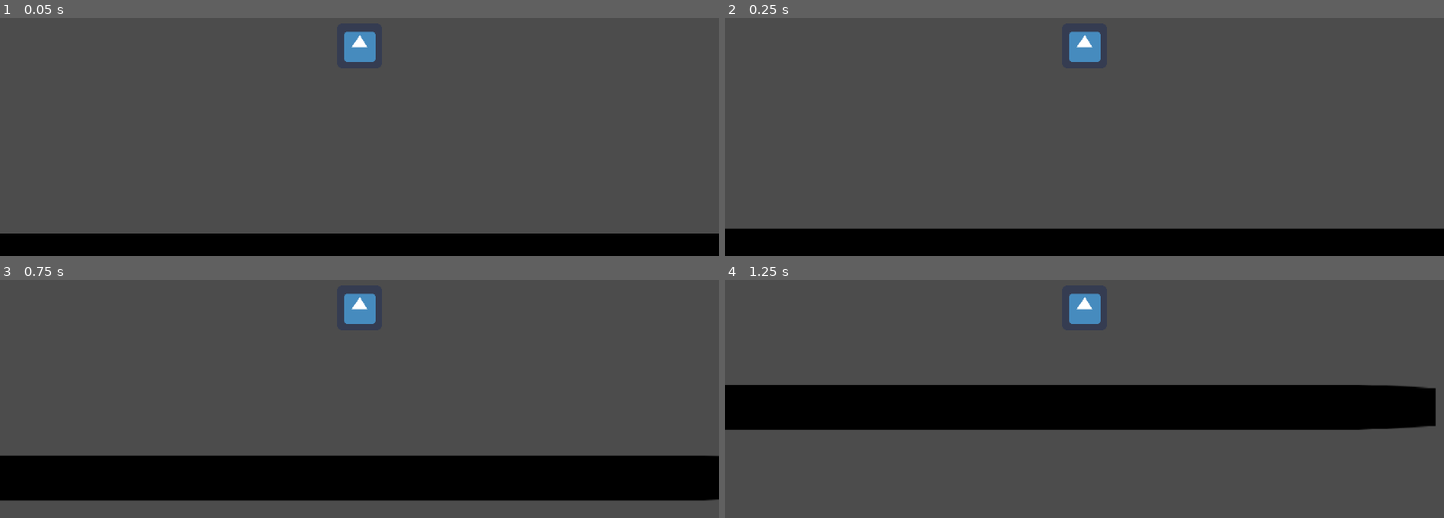
Above: before the commit, frames 1-4 (two rows, left to right).
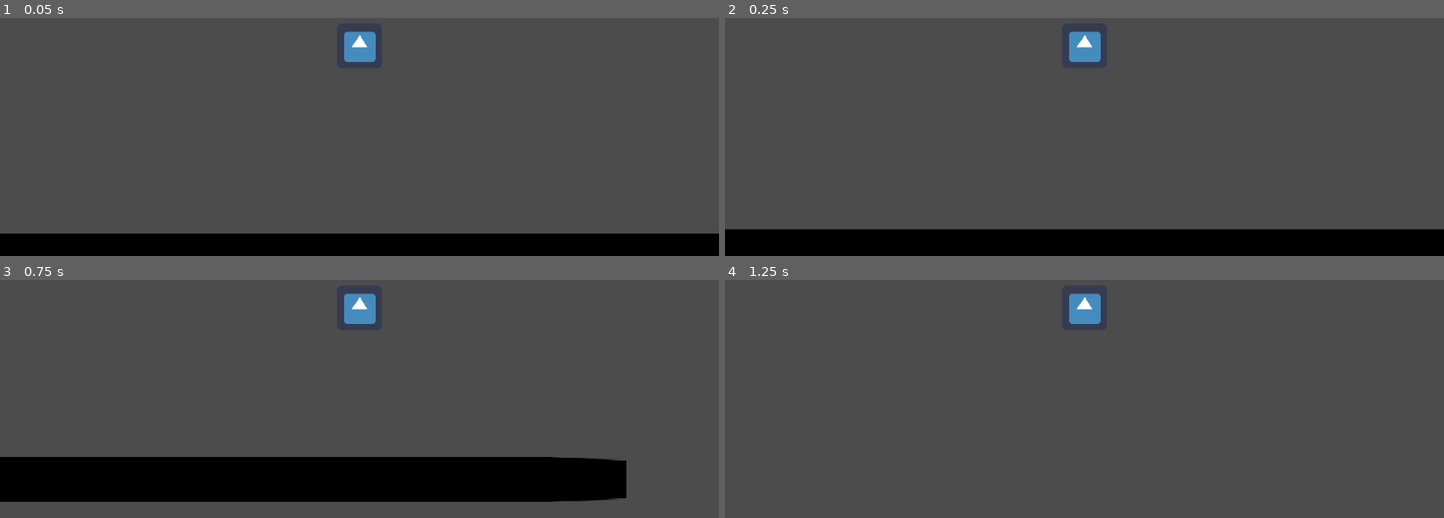
Above: after the commit, the same moments.

Repository: NotoriousENG/GD_Test
Game: Godot game, scene res://Sample.tscn
Same seed, same stepped clock (60 frames per second), same inputs: the game is played once before the commit and once after it. The engine's default icon, where the game draws it, is replaced by a stand-in: a white triangle on a blue panel in a dark square.
Inputs:
- Up to frame 1 (0.05 s): no input
- Up to frame 2 (0.25 s): no input
- Up to frame 3 (0.75 s): hold Right (ui_right) from 0.53 s (still down); hold Up (ui_up) from 0.53 s (still down)
- Up to frame 4 (1.25 s): keep holding Right (ui_right); keep holding Up (ui_up)

Frame 1 is identical in both runs. In frame 2, 0.4% of the frame differs, in the area x 0-100%, y 88-89%; in frame 3, 3.8%; in frame 4, 19%, in the area x 0-99%, y 44-64%.

Commit message:
starting state machine

Diff:
--- a/Char.tscn
+++ b/Char.tscn
@@ -1,6 +1,6 @@
 [gd_scene load_steps=4 format=2]
 
-[ext_resource path="res://Movement.gd" type="Script" id=1]
+[ext_resource path="res://StateMachine.gd" type="Script" id=1]
 [ext_resource path="res://icon.png" type="Texture" id=2]
 
 [sub_resource type="RectangleShape2D" id=1]
@@ -19,5 +19,3 @@
 
 [node name="Camera2D" type="Camera2D" parent="KinematicBody2D"]
 current = true
-
-[node name="Camera2D" type="Camera2D" parent="."]
--- a/Floor.tscn
+++ b/Floor.tscn
@@ -16,5 +16,3 @@
 [node name="Sprite" type="Sprite" parent="StaticBody2D"]
 modulate = Color( 0, 0, 0, 1 )
 texture = ExtResource( 1 )
-
-[node name="Sprite2" type="Sprite" parent="StaticBody2D"]
--- /dev/null
+++ b/GroundedState.gd
@@ -0,0 +1,9 @@
+extends "res://Char.gd"
+
+const JUMP_FORCE = 400
+
+
+# Called every frame. 'delta' is the elapsed time since the previous frame.
+func _physics_process(delta):
+	if Input.is_action_pressed("ui_up"):
+		velocity.y += delta * JUMP_FORCE
--- /dev/null
+++ b/StateMachine.gd
@@ -0,0 +1,55 @@
+extends KinematicBody2D
+
+const GRAVITY = 200.0
+const WALK_SPEED = 200
+const JUMP_FORCE = 400
+
+var velocity = Vector2()
+
+enum State{
+	IDLE,
+	WALKING,
+	JUMPING,
+	FALLING
+}
+
+var state_ = State.IDLE
+
+
+func _physics_process(delta):
+	match [state_]:
+		[State.IDLE]:
+			if (Input.is_action_pressed("ui_left") or Input.is_action_pressed("ui_right")):
+				state_ = State.WALKING
+			elif (Input.is_action_pressed("ui_up")):
+				state_ = State.JUMPING
+			elif (not is_on_floor()):
+				state_ = State.FALLING
+		[State.WALKING]:
+			if (not is_on_floor()):
+				state_ = State.FALLING
+			elif (Input.is_action_pressed("ui_left")):
+				velocity.x += -WALK_SPEED
+			elif (Input.is_action_pressed("ui_right")):
+				velocity.x += WALK_SPEED
+			elif (Input.is_action_pressed("ui_up")):
+				state_ = State.JUMPING
+			else:
+				state_ = State.IDLE
+		[State.JUMPING]:
+			velocity.y += JUMP_FORCE
+			state_ = State.FALLING
+		[State.FALLING]:
+			velocity.y += delta * GRAVITY
+			if (Input.is_action_pressed("ui_left")):
+				velocity.x += -WALK_SPEED
+			elif (Input.is_action_pressed("ui_right")):
+				velocity.x += WALK_SPEED
+			if (is_on_floor()):
+				velocity.y = 0
+				state_ = State.IDLE
+	# We don't need to multiply velocity by delta because "move_and_slide" already takes delta time into account.
+	#
+	#   The second parameter of "move_and_slide" is the normal pointing up.
+	#   In the case of a 2D platformer, in Godot, upward is negative y, which translates to -1 as a normal.
+	move_and_slide(velocity, Vector2(0,-1))
--- a/project.godot
+++ b/project.godot
@@ -19,6 +19,10 @@
 run/main_scene="res://Sample.tscn"
 config/icon="res://icon.png"
 
+[editor_plugins]
+
+enabled=PoolStringArray(  )
+
 [rendering]
 
 environment/default_environment="res://default_env.tres"
